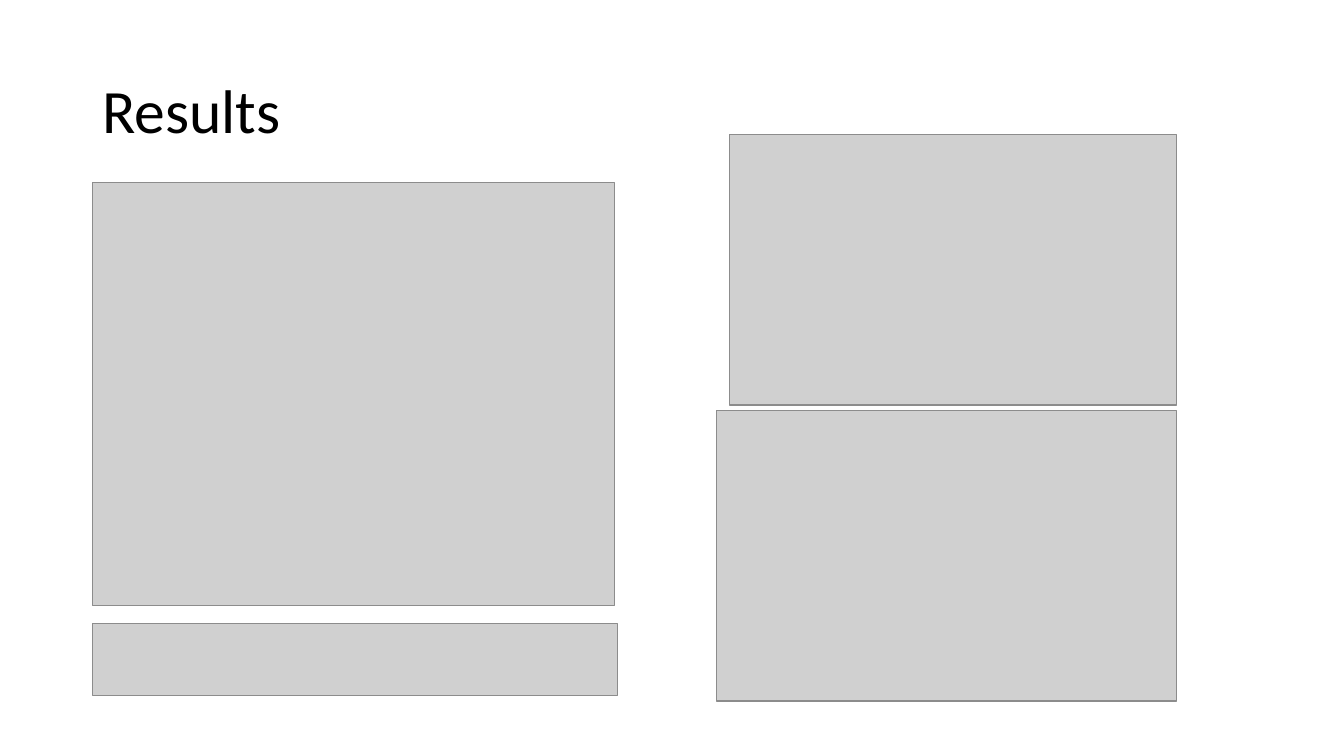
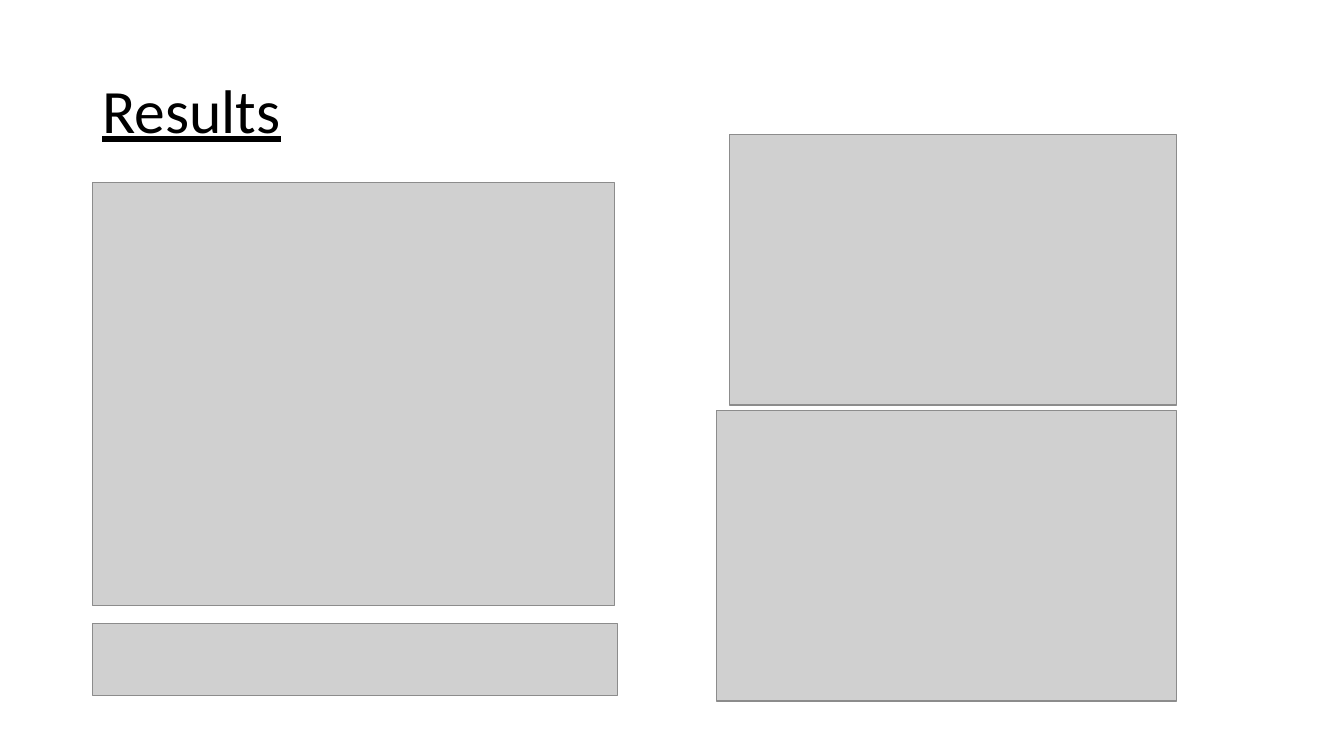
Before and after one commit to ben120-web/MSc-Project, a slide deck: slide 11 of Electrode Motion Denoising/reports/DeepLearningElectrodeMotionRemoval.pptx (slide 12 before the commit). Drawn at 1344x756 pixels with LibreOffice and Linux fonts; fonts in the diff are those of the drawing; grey boxes stand for pictures. Boxes give left, top, right and bottom in pixels: in the first picture for what was removed or moved away, otherwise in the second. Text is boxed around its words. In the diff, an @@ line names an element or a change of style, - is before the commit and + after.

```diff
--- a/Electrode Motion Denoising/reports/DeepLearningElectrodeMotionRemoval.pptx
+++ b/Electrode Motion Denoising/reports/DeepLearningElectrodeMotionRemoval.pptx
@@ title "Results" at box(102, 90, 280, 142): underline on @@
```
Also in this commit, not shown: 6 other slides changed, 1 slide added, 2 slides removed, 1 other file.
